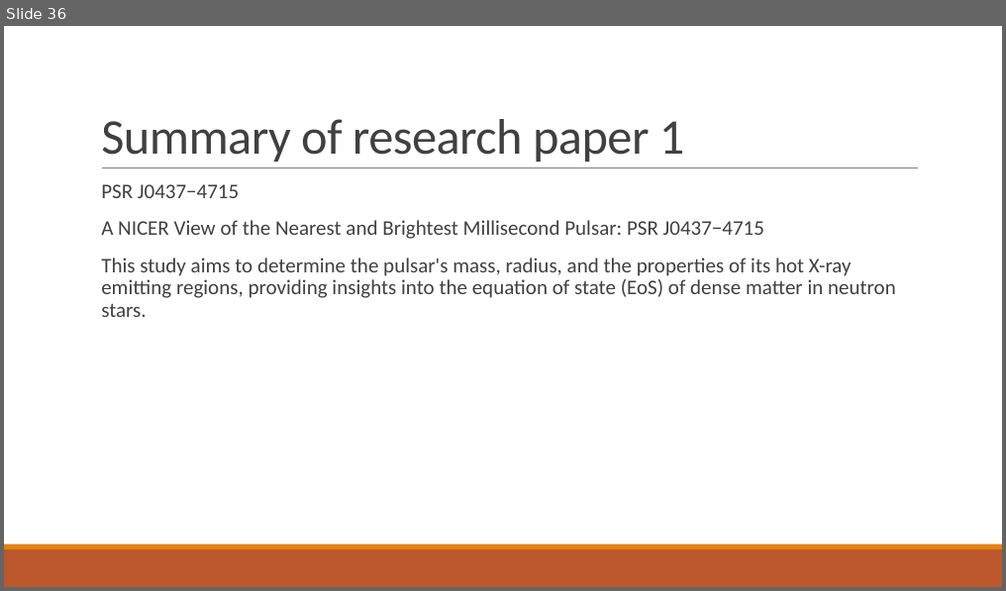
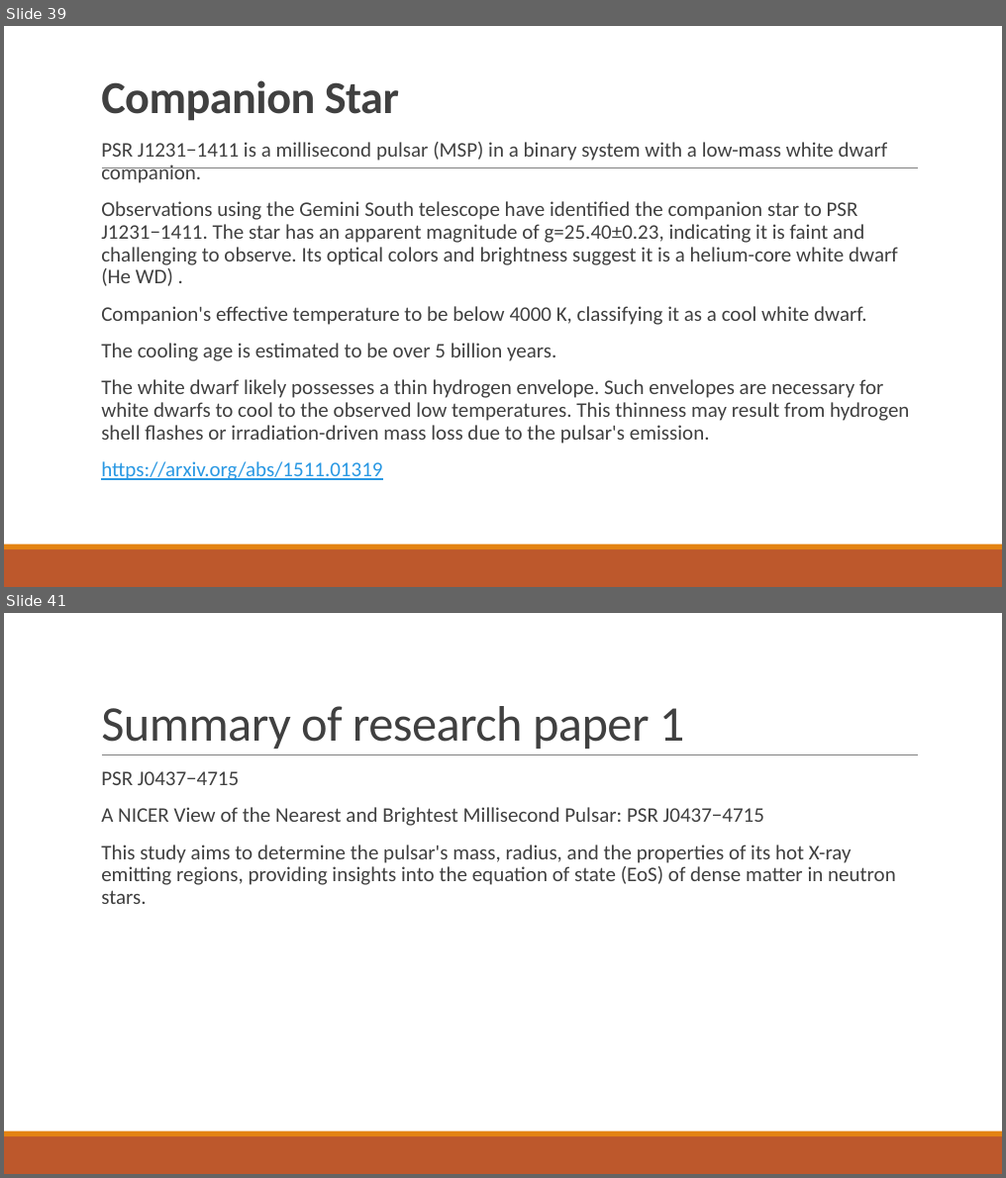
Before and after one commit to Avanee03/PPM-of-Neutron-star-Unveiling-hot-spot-geometry, a slide deck: Initial presentation.pptx. Shown one above the other, each under a label of ours: slide 36 before the commit, slides 39 and 41 after it; the slides between them are not shown. The pictures are 1006x591 and 1006x1178 pixels, drawn with LibreOffice and Linux fonts; fonts in the diff are those of the drawing. Boxes give left, top, right and bottom in pixels: in the first picture for what was removed or moved away, otherwise in the second. Text is boxed around its words. In the diff, an @@ line names an element or a change of style, - is before the commit and + after.

Commit message:
Companian star, additional source info

```diff
--- a/Initial presentation.pptx
+++ b/Initial presentation.pptx
@@ slide 39 added at (4,26,1002,587), background #FFFFFF; not listed: 3 template elements that a slide beside it also shows @@
@@ title added at (101,80,399,121), 44 pt, text #404040, bold @@
+Companion Star
@@ text added at (101,142,909,480), 20 pt, text #404040 @@
+  PSR J1231−1411 is a millisecond pulsar (MSP) in a binary system with a low-mass white dwarf companion.
+  Observations using the Gemini South telescope have identified the companion star to PSR J1231−1411. The star has an apparent magnitude of g=25.40±0.23, indicating it is faint and challenging to observe. Its optical colors and brightness suggest it is a helium-core white dwarf (He WD) .
+  Companion's effective temperature to be below 4000 K, classifying it as a cool white dwarf.
+  The cooling age is estimated to be over 5 billion years.
+  The white dwarf likely possesses a thin hydrogen envelope. Such envelopes are necessary for white dwarfs to cool to the observed low temperatures. This thinness may result from hydrogen shell flashes or irradiation-driven mass loss due to the pulsar's emission.
+  https://arxiv.org/abs/1511.01319
@@ what was slide 36 is now slide 41 @@
```
Also in this commit, not shown: 1 slide changed, 4 other slides added.
